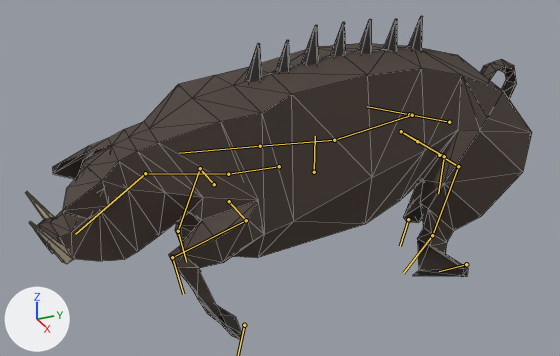
An edit to the glTF model assets/models/criaturas/javali/javali.glb, drawn before and after from the same camera.
Camera for both pictures: a 50 mm camera at (12.1, -6.15, 8.37) aimed at (-0.07, -0.67, 2.28). The lights are fixed; the arrows at lower left show +X, +Y and +Z. The first picture is the older version. Both versions are drawn at frame 32 of the action 'Walk-loop'; the numbers are the values there. The bones that change, and the others that lie on the model, are drawn over the model as lines. Mesh edges are drawn as thin lines.
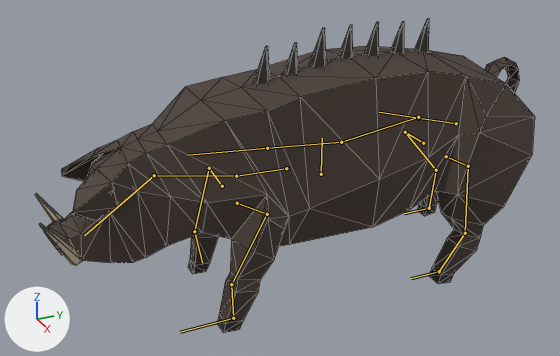
Changed parts and their boxes (x1, y1, x2, y2) in the pictures (560 x 356 px):
'Pig', posed: before (35, 43, 532, 340); after (44, 46, 535, 333)
'Cone.001', posed: before (29, 221, 73, 264); after (39, 223, 83, 266)
'Cone.004', posed: before (301, 25, 319, 66); after (309, 28, 326, 68)
'Cone.002', posed: before (245, 43, 262, 82); after (254, 46, 270, 85)
'Cone.005', posed: before (331, 22, 346, 57); after (338, 25, 353, 59)
'Cone.006', posed (6% narrower): before (357, 19, 372, 54); after (365, 22, 379, 56)
'Cone.003', posed: before (276, 40, 290, 73); after (284, 43, 298, 75)
'Cone.008', posed (6% narrower): before (408, 16, 423, 51); after (415, 19, 429, 52)
'Cone.007', posed: before (383, 19, 397, 52); after (390, 21, 404, 54)
'Cone', posed: before (26, 191, 54, 219); after (35, 193, 63, 221)
bone 'BackFoot.L', root to tip: before (466, 264) to (439, 271); after (439, 271) to (411, 278)
bone 'BackFoot.R', root to tip: before (408, 219) to (400, 246); after (429, 208) to (404, 213)
bone 'Body', root to tip: before (314, 172) to (315, 136); after (321, 174) to (322, 138)
bone 'Back', root to tip: before (449, 122) to (409, 114); after (456, 123) to (418, 118)
bone 'BackLeg.L', root to tip: before (439, 155) to (458, 166); after (446, 156) to (468, 166)
bone 'BackUpLeg.L', root to tip: before (458, 166) to (432, 235); after (468, 166) to (465, 233)
bone 'BackLowLeg.L', root to tip: before (432, 235) to (403, 273); after (465, 233) to (439, 271)
bone 'BackLeg.R', root to tip: before (417, 141) to (401, 131); after (423, 143) to (405, 132)
bone 'BackUpLeg.R', root to tip: before (401, 131) to (444, 156); after (405, 132) to (436, 170)
bone 'BackLowLeg.R', root to tip: before (444, 156) to (438, 193); after (436, 170) to (429, 208)
bone 'FrontLeg.L', root to tip: before (229, 201) to (246, 220); after (237, 203) to (267, 214)
bone 'FrontUpLeg.L', root to tip: before (246, 220) to (172, 257); after (267, 214) to (231, 284)
bone 'FrontLowLeg.L', root to tip: before (172, 257) to (183, 294); after (231, 284) to (233, 318)
bone 'FrontLeg.R', root to tip: before (214, 184) to (200, 168); after (222, 186) to (209, 168)
bone 'FrontUpLeg.R', root to tip: before (200, 168) to (178, 231); after (209, 168) to (194, 231)
bone 'FrontLowLeg.R', root to tip: before (178, 231) to (186, 262); after (194, 231) to (202, 263)

The change in detail:
Bone 'BackFoot.L' (bone_backfoot_l) moves from (0.0, 0.0, 0.0) to (0.0, 0.67, 0.0).
Bone 'BackFoot.R' (bone_backfoot_r) moves from (0.0, 0.0, 0.0) to (0.0, -0.54, -0.18).
Bone 'BackFoot.R' (bone_backfoot_r) turns from (75, 0, 0) to (0, 0, 0) degrees about its own x, y and z.
Bone 'Body' (bone_body) moves from (0.0, 0.0, 0.0) to (0.02, -0.06, -0.14).
Bone 'Back' (bone_back) turns from (1, 0, 5) to (1, 1, -1) degrees about its own x, y and z.
Bone 'BackLeg.L' (bone_backleg_l) turns from (0, -44, 0) to (6, -32, -7) degrees about its own x, y and z.
Bone 'BackUpLeg.L' (bone_backupleg_l) turns from (0, 0, 0) to (11, 1, 2) degrees about its own x, y and z.
Bone 'BackLowLeg.L' (bone_backlowleg_l) turns from (17, 0, 0) to (-1, 0, 2) degrees about its own x, y and z.
Bone 'BackLeg.R' (bone_backleg_r) turns from (0, -31, 0) to (6, -24, -6) degrees about its own x, y and z.
Bone 'BackUpLeg.R' (bone_backupleg_r) turns from (0, 0, 2) to (-8, -1, -2) degrees about its own x, y and z.
Bone 'BackLowLeg.R' (bone_backlowleg_r) turns from (-19, 0, 0) to (-8, 0, -2) degrees about its own x, y and z.
Bone 'FrontLeg.L' (bone_frontleg_l) turns from (0, -61, 0) to (23, -38, -21) degrees about its own x, y and z.
Bone 'FrontUpLeg.L' (bone_frontupleg_l) turns from (0, 0, 2) to (22, 0, 9) degrees about its own x, y and z.
Bone 'FrontLowLeg.L' (bone_frontlowleg_l) turns from (61, 0, 0) to (14, 0, 4) degrees about its own x, y and z.
Bone 'FrontLeg.R' (bone_frontleg_r) turns from (0, 12, 0) to (-2, 8, -3) degrees about its own x, y and z.
Bone 'FrontUpLeg.R' (bone_frontupleg_r) turns from (0, 0, 1) to (4, 0, -2) degrees about its own x, y and z.
Bone 'FrontLowLeg.R' (bone_frontlowleg_r) turns from (11, 0, 0) to (3, 0, -1) degrees about its own x, y and z.
Bone 'FrontFoot.L' (bone_frontfoot_l) moves from (0.0, 0.0, 0.0) to (0.0, 0.21, -0.21).
Bone 'FrontFoot.L' (bone_frontfoot_l) turns from (77, 0, 0) to (0, 0, 0) degrees about its own x, y and z.
